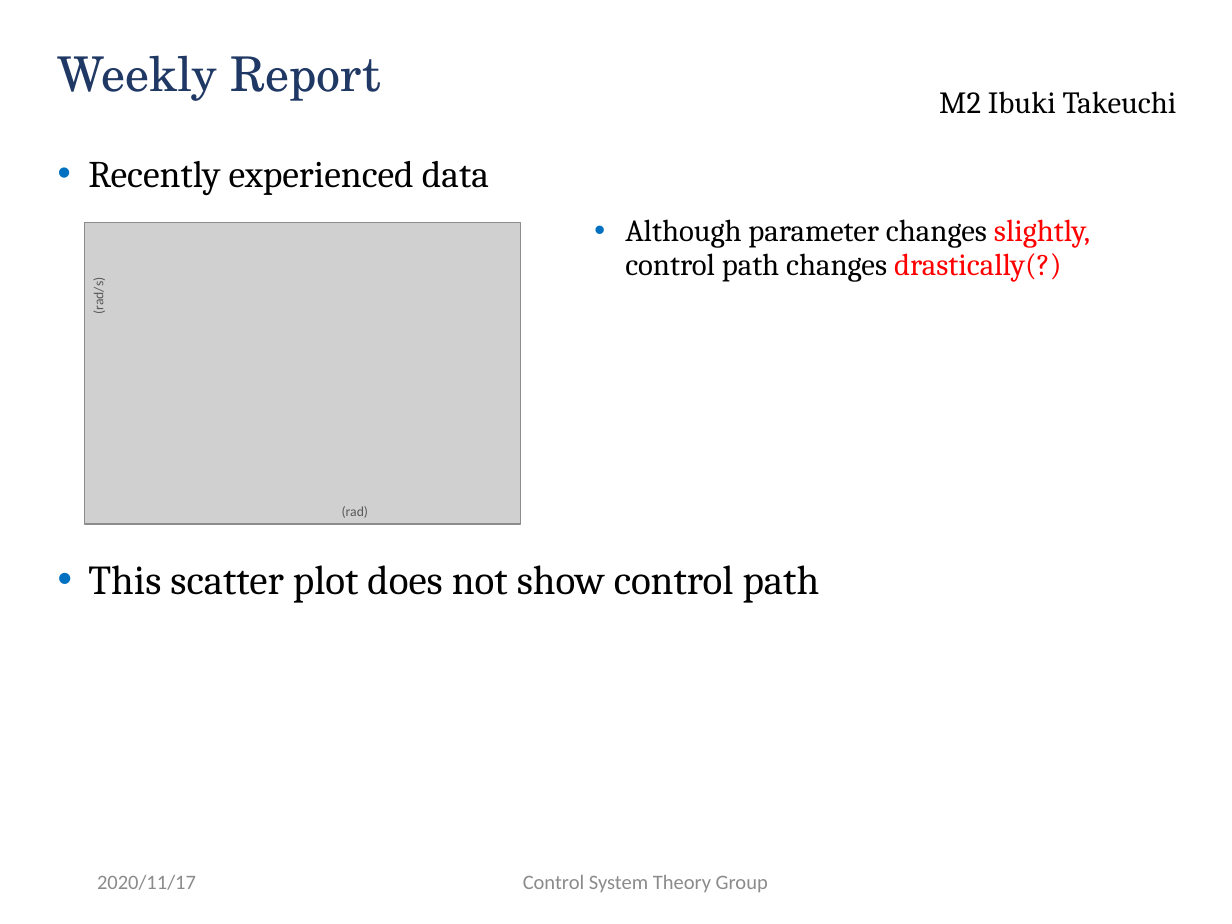
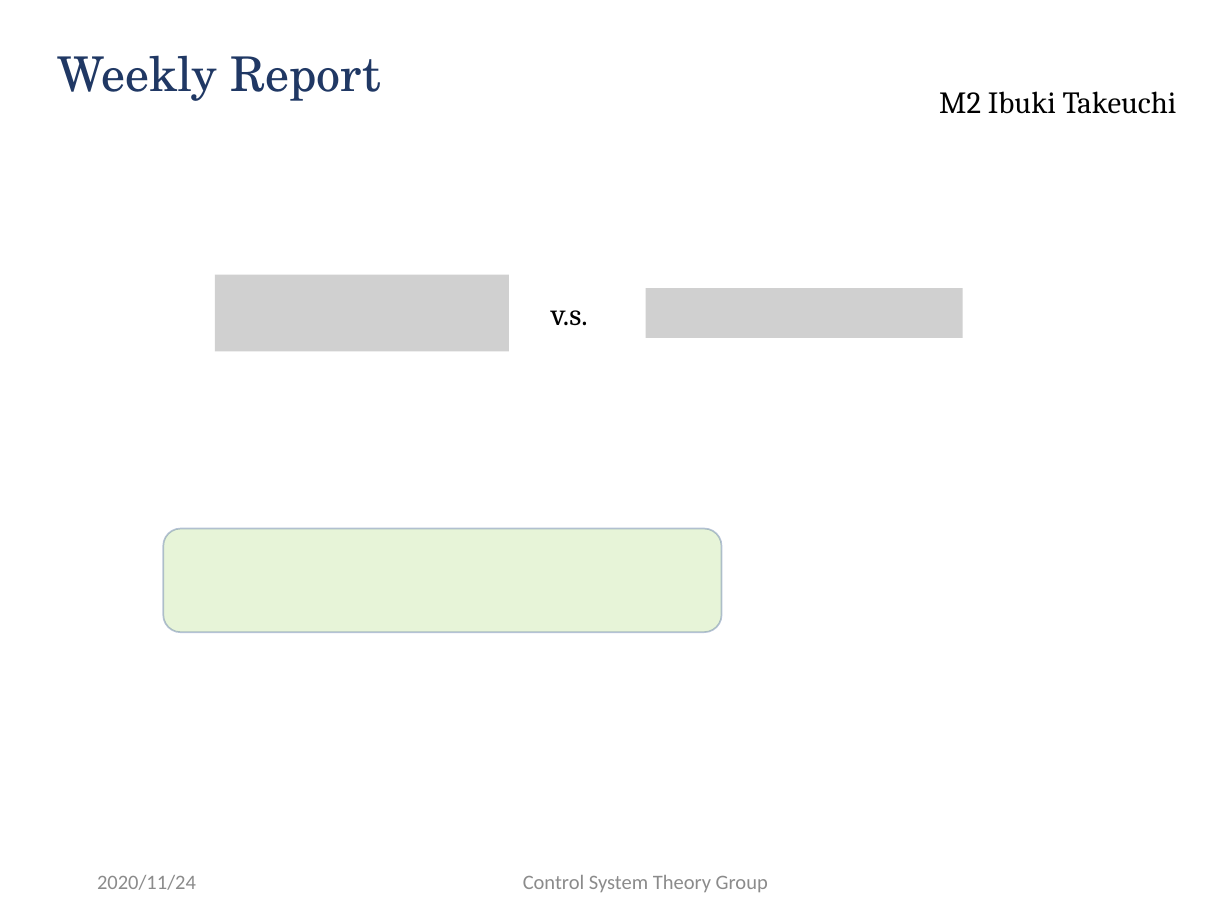
Before and after one commit to ibuki1024/weekly_report, a slide deck: slide 2 of report.pptx. Drawn at 1232x924 pixels with LibreOffice and Linux fonts; fonts in the diff are those of the drawing; grey boxes stand for pictures; background and template pictures are left out. Boxes give left, top, right and bottom in pixels: in the first picture for what was removed or moved away, otherwise in the second. Text is boxed around its words. In the diff, an @@ line names an element or a change of style, - is before the commit and + after.

```diff
--- a/report.pptx
+++ b/report.pptx
@@ text removed at (88, 161, 820, 603) @@
-• Recently experienced data
-• This scatter plot does not show control path
@@ picture removed at (85, 223, 521, 525) @@
@@ text removed at (625, 219, 1090, 282) @@
-• Although parameter changes slightly, control path changes drastically(?)
@@ text removed at (90, 281, 107, 313) @@
-(rad/s)
@@ picture added at (214, 275, 509, 351) @@
@@ picture added at (646, 288, 962, 338) @@
@@ text added at (551, 310, 588, 326), 18 pt, text #000000 @@
+v.s.
@@ text removed at (342, 506, 369, 518) @@
-(rad)
@@ rounded rectangle added at (164, 529, 722, 632), fill #92D050 at 22% opacity, outline #325491 1 pt @@
@@ text at (97, 875, 196, 890): text changed @@
-2020/11/17
+2020/11/24
```
Also in this commit, not shown: 3 other slides changed, 3 slides removed, 2 other files.
